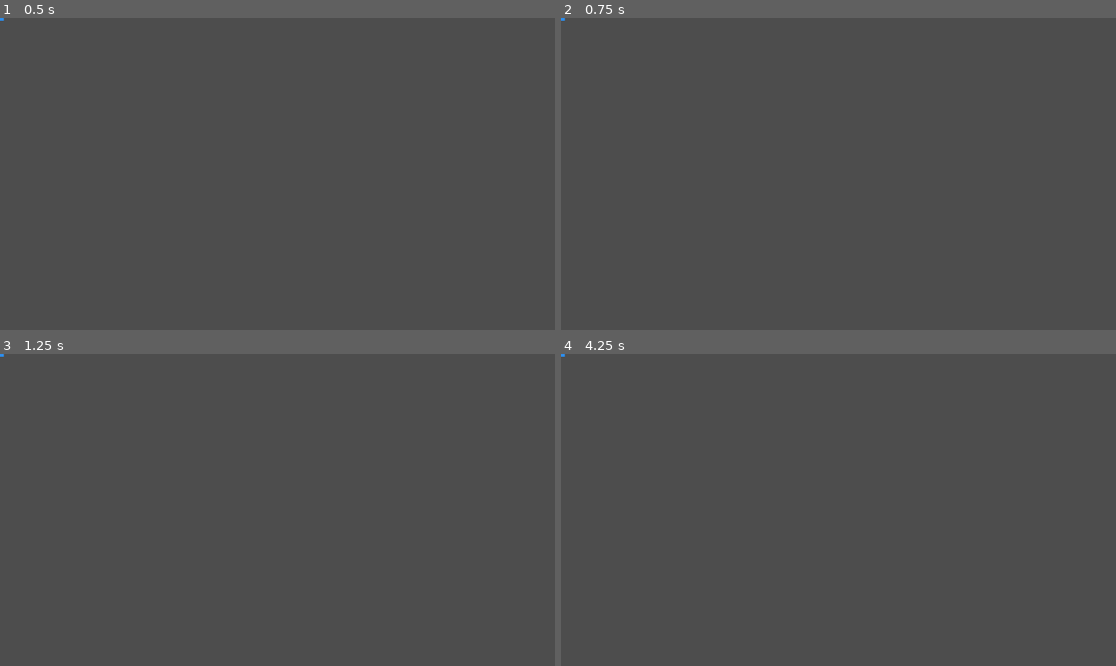
Above: before the commit, frames 1-4 (two rows, left to right).
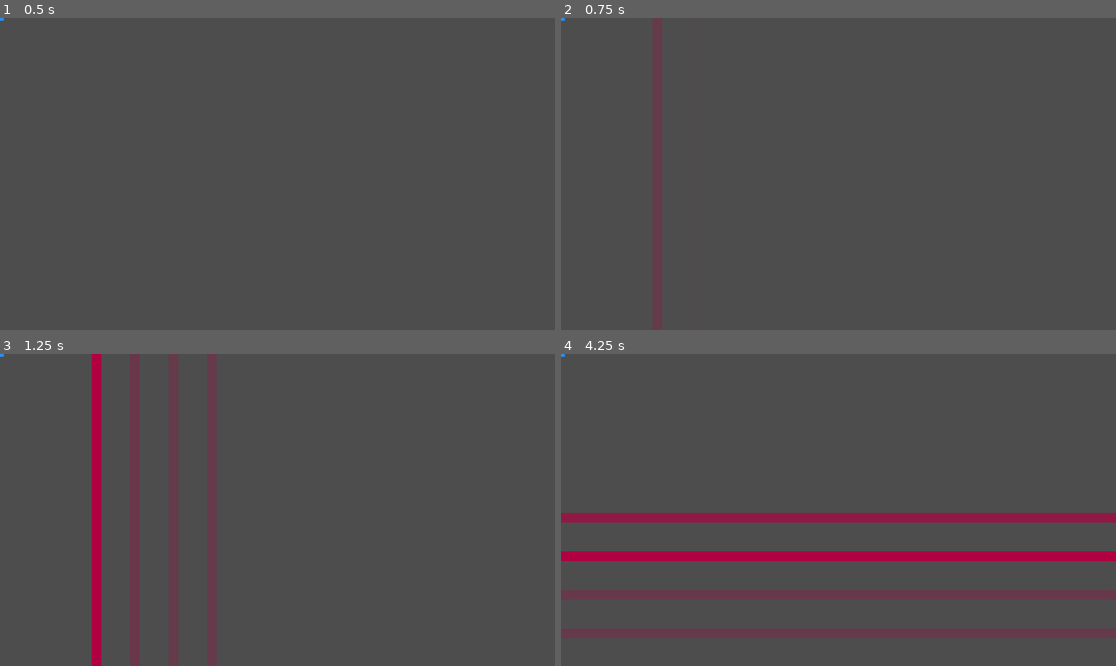
Above: after the commit, the same moments.

Repository: Sosenteam/sa-bullet-hell
Game: Godot game, scene res://levels/testing_level.tscn
Same seed, same stepped clock (60 frames per second), same inputs: the game is played once before the commit and once after it.
Inputs:
- Up to frame 1 (0.5 s): no input
- Up to frame 2 (0.75 s): tap Enter at 0.5 s
- Up to frame 3 (1.25 s): no input
- Up to frame 4 (4.25 s): no input

Frame 1 is identical in both runs. In frame 3, 3.4% of the frame differs, in the area x 16-26%, y 0-100%; in frame 4, 9.1%, in the area x 0-100%, y 51-79%.
Error before the commit: Out of bounds set index '0' (on base: 'PackedVector2Array') (res://hit_management/hitzone.gd:27)

Commit message:
fixed hitzone

Diff:
--- a/hit_management/hitzone.gd
+++ b/hit_management/hitzone.gd
@@ -2,6 +2,18 @@
 
 @onready var collision_shape = $CollisionShape2D
 @onready var draw_shape = $Polygon2D
+
+@export var default_indicator_in = 0.25
+@export var default_indicator_hold = 0.25
+@export var default_fade_in = 0.25
+@export var default_hold = 0.1
+@export var default_fade_out = 0.2
+
+var indicator_in = default_indicator_in
+var indicator_hold = default_indicator_hold
+var fade_in = default_fade_in
+var hold = default_hold
+var fade_out = default_fade_out
 
 
 var enabled = false:
@@ -9,23 +21,33 @@
 		enabled = b
 
 func _ready() -> void:
-	print("zone created")
 	var tween = get_tree().create_tween()
 	draw_shape.color = Color(0.691, 0.0, 0.261, 0)
-	tween.tween_property(draw_shape,"color",Color(0.691, 0.0, 0.261, 1.0),1)
+	tween.set_trans(Tween.TRANS_EXPO)
+	tween.set_ease(Tween.EASE_IN)
+	tween.tween_property(draw_shape,"color",Color(0.691, 0.0, 0.261, 0.25),indicator_in)
+	tween.tween_interval(indicator_hold)
+	tween.tween_property(draw_shape,"color",Color(0.691, 0.0, 0.261, 1.0),fade_in)
 	#tween.tween_property(,enabled,true,0)
-	tween.tween_interval(1)
+	tween.tween_interval(hold)
 	#tween.tween_property($".",enabled,true,1)
-	tween.tween_property(draw_shape,"color",Color(0.691, 0.0, 0.261, 0),0.1)
+	tween.tween_property(draw_shape,"color",Color(0.691, 0.0, 0.261, 0),fade_out)
 
+	tween.tween_callback(queue_free)
 
 
 func move(x,y,width,height):
 	position = Vector2(x,y)
 	collision_shape.shape.size = Vector2(width,height)
 	var verts: PackedVector2Array = []
+	verts.resize(4)
 	verts[0] = Vector2(x-width,y-height)
 	verts[1] = Vector2(x+width,y-height)
 	verts[2] = Vector2(x+width,y+height)
 	verts[3] = Vector2(x-width,y+height)
 	draw_shape.set_polygon(verts)
+
+func set_fade_time(new_fade_in,new_hold,new_fade_out):
+	fade_in = new_fade_in
+	hold = new_hold
+	fade_out = new_fade_out
--- a/hit_management/hitzone_player.tscn
+++ b/hit_management/hitzone_player.tscn
@@ -4,7 +4,7 @@
 
 [sub_resource type="Animation" id="Animation_y6oul"]
 resource_name = "test"
-length = 3.0
+length = 4.7
 loop_mode = 1
 tracks/0/type = "method"
 tracks/0/imported = false
@@ -13,13 +13,55 @@
 tracks/0/interp = 1
 tracks/0/loop_wrap = true
 tracks/0/keys = {
-"times": PackedFloat32Array(0.23333333, 1.6333333),
-"transitions": PackedFloat32Array(1, 1),
+"times": PackedFloat32Array(0.39999998, 0.6, 0.79999995, 1, 1.1999999, 1.4, 1.5999999, 1.8, 2.6533332, 2.8333333, 3.0333333, 3.233333, 3.4333332, 3.6333332, 3.833333, 4.0333333),
+"transitions": PackedFloat32Array(1, 1, 1, 1, 1, 1, 1, 1, 1, 1, 1, 1, 1, 1, 1, 1),
 "values": [{
-"args": [],
-"method": &"print_tree_pretty"
+"args": [Vector2(100, 0), Vector2(10, 1600)],
+"method": &"create_zone"
 }, {
-"args": [Vector2(100, 50), Vector2(300, 300)],
+"args": [Vector2(140, 0), Vector2(10, 1600)],
+"method": &"create_zone"
+}, {
+"args": [Vector2(180, 0), Vector2(10, 1600)],
+"method": &"create_zone"
+}, {
+"args": [Vector2(220, 0), Vector2(10, 1600)],
+"method": &"create_zone"
+}, {
+"args": [Vector2(260, 0), Vector2(10, 1600)],
+"method": &"create_zone"
+}, {
+"args": [Vector2(300, 0), Vector2(10, 1600)],
+"method": &"create_zone"
+}, {
+"args": [Vector2(340, 0), Vector2(10, 1600)],
+"method": &"create_zone"
+}, {
+"args": [Vector2(380, 0), Vector2(10, 1600)],
+"method": &"create_zone"
+}, {
+"args": [Vector2(0, 50), Vector2(1600, 10)],
+"method": &"create_zone"
+}, {
+"args": [Vector2(140, 90), Vector2(1600, 10)],
+"method": &"create_zone"
+}, {
+"args": [Vector2(0, 130), Vector2(1600, 10)],
+"method": &"create_zone"
+}, {
+"args": [Vector2(0, 170), Vector2(1600, 10)],
+"method": &"create_zone"
+}, {
+"args": [Vector2(0, 210), Vector2(1600, 10)],
+"method": &"create_zone"
+}, {
+"args": [Vector2(0, 250), Vector2(1600, 10)],
+"method": &"create_zone"
+}, {
+"args": [Vector2(0, 290), Vector2(1600, 10)],
+"method": &"create_zone"
+}, {
+"args": [Vector2(0, 330), Vector2(1600, 10)],
 "method": &"create_zone"
 }]
 }
